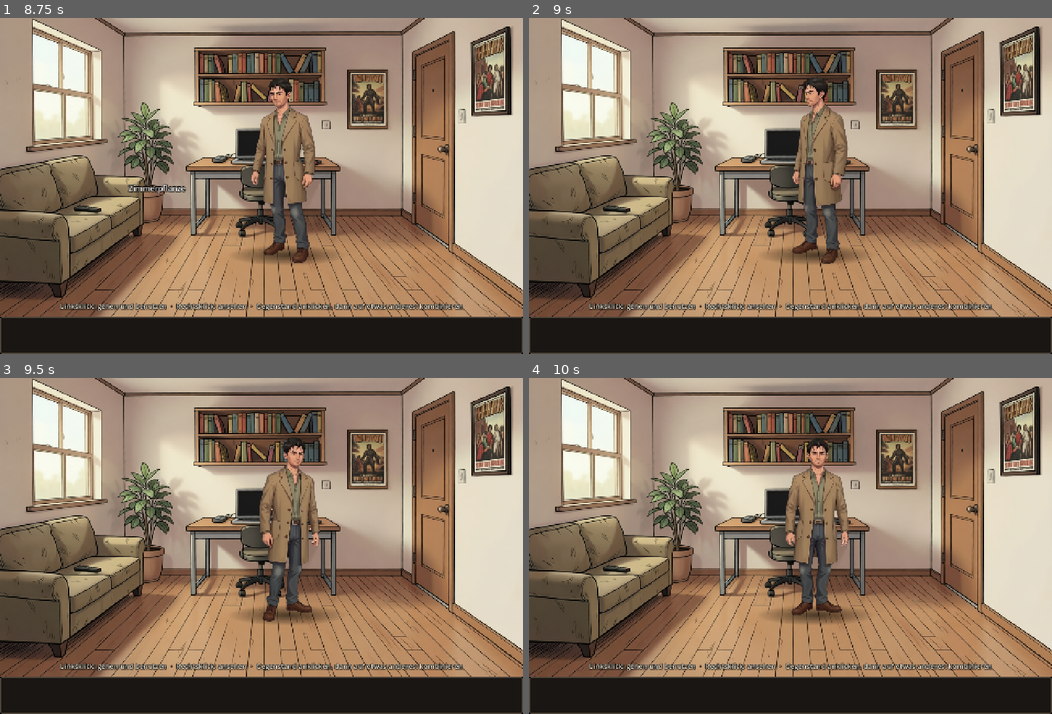
Above: before the commit, frames 1-4 (two rows, left to right).
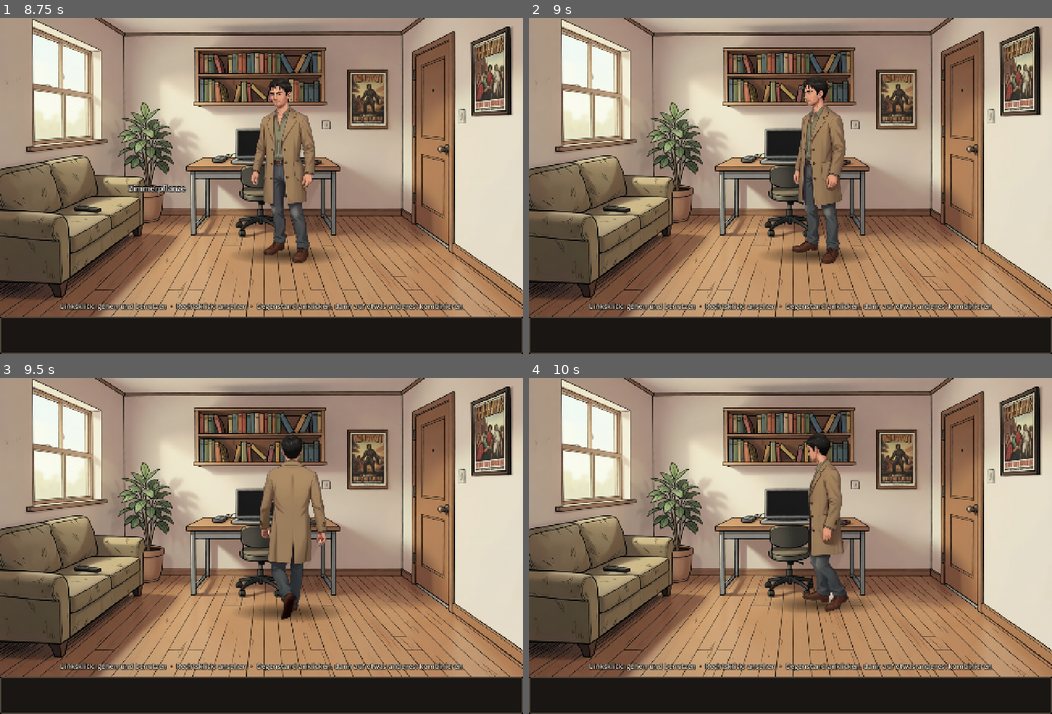
Above: after the commit, the same moments.

Repository: StefanMenne/kyphi
Game: Godot game, scene res://game/main.tscn
Same seed, same stepped clock (60 frames per second), same inputs: the game is played once before the commit and once after it.
Inputs (mouse positions are in pixels of both pictures, inside the frame that each line leads up to):
- Up to frame 1 (8.75 s): click "Neues Spiel" at 0.5 s; tap Enter at 1.25 s; move the mouse to (376, 169) at 1.27 s; click (376, 169) at 1.42 s; move the mouse to (156, 202) at 2.02 s; click (156, 202) at 2.17 s; move the mouse to (313, 112) at 2.77 s; click (313, 112) at 2.92 s; tap Space at 3.5 s; move the mouse to (235, 253) at 3.52 s; click (235, 253) at 3.67 s; move the mouse to (418, 236) at 4.27 s; click (418, 236) at 4.42 s; move the mouse to (104, 135) at 5.02 s; click (104, 135) at 5.17 s; move the mouse to (287, 186) at 5.77 s; click (287, 186) at 5.92 s; move the mouse to (183, 102) at 6.52 s; click (183, 102) at 6.67 s; move the mouse to (376, 169) at 7.27 s; click (376, 169) at 7.42 s; move the mouse to (156, 202) at 8.02 s; click (156, 202) at 8.17 s
- Up to frame 2 (9 s): move the mouse to (842, 112) at 8.77 s; click (842, 112) at 8.92 s
- Up to frame 3 (9.5 s): no input
- Up to frame 4 (10 s): move the mouse to (764, 613) at 9.52 s; click (764, 613) at 9.67 s

Frame 1 is identical in both runs. In frame 2, 1.0% of the frame differs, in the area x 50-61%, y 17-74%; in frame 3, 2.8%; in frame 4, 4.1%, in the area x 45-66%, y 16-74%.

Commit message:
Martin: back view for steep walks into the depth
Straight back view with its own walk cycle (26 frames from an LTX-2.5
video, mirrored for left) and a turn between side and back view (15
frames). Used on walks steeper than 50 degrees upward (back to side below
40 degrees) that are longer than 0.12 body heights; gestures and hotspot
facing always use the side view.

Co-Authored-By: Claude Opus 5.5 <noreply@anthropic.com>

Diff:
--- a/assets/catalog.json
+++ b/assets/catalog.json
@@ -782,6 +782,78 @@
      "note": "in die Hocke, Hand zum Boden, wieder aufrichten"
     },
     "note": "Fußpunkt wie das Standbild (anchor); Auswahl nach Höhe des Hotspots (Room.gesture_for)"
+   },
+   "back": {
+    "idle": "characters/martin/back_idle.png",
+    "walk": [
+     "characters/martin/back_walk_00.png",
+     "characters/martin/back_walk_01.png",
+     "characters/martin/back_walk_02.png",
+     "characters/martin/back_walk_03.png",
+     "characters/martin/back_walk_04.png",
+     "characters/martin/back_walk_05.png",
+     "characters/martin/back_walk_06.png",
+     "characters/martin/back_walk_07.png",
+     "characters/martin/back_walk_08.png",
+     "characters/martin/back_walk_09.png",
+     "characters/martin/back_walk_10.png",
+     "characters/martin/back_walk_11.png",
+     "characters/martin/back_walk_12.png",
+     "characters/martin/back_walk_13.png",
+     "characters/martin/back_walk_14.png",
+     "characters/martin/back_walk_15.png",
+     "characters/martin/back_walk_16.png",
+     "characters/martin/back_walk_17.png",
+     "characters/martin/back_walk_18.png",
+     "characters/martin/back_walk_19.png",
+     "characters/martin/back_walk_20.png",
+     "characters/martin/back_walk_21.png",
+     "characters/martin/back_walk_22.png",
+     "characters/martin/back_walk_23.png",
+     "characters/martin/back_walk_24.png",
+     "characters/martin/back_walk_25.png"
+    ],
+    "turn": [
+     "characters/martin/turn_back_00.png",
+     "characters/martin/turn_back_01.png",
+     "characters/martin/turn_back_02.png",
+     "characters/martin/turn_back_03.png",
+     "characters/martin/turn_back_04.png",
+     "characters/martin/turn_back_05.png",
+     "characters/martin/turn_back_06.png",
+     "characters/martin/turn_back_07.png",
+     "characters/martin/turn_back_08.png",
+     "characters/martin/turn_back_09.png",
+     "characters/martin/turn_back_10.png",
+     "characters/martin/turn_back_11.png",
+     "characters/martin/turn_back_12.png",
+     "characters/martin/turn_back_13.png",
+     "characters/martin/turn_back_14.png"
+    ],
+    "size": [
+     290,
+     661
+    ],
+    "anchor": [
+     133,
+     649
+    ],
+    "turn_size": [
+     290,
+     665
+    ],
+    "turn_anchor": [
+     [
+      135,
+      644
+     ],
+     [
+      133,
+      649
+     ]
+    ],
+    "fps_turn": 30,
+    "note": "gerade Rückansicht, für links gespiegelt; auf Wegen nach hinten steiler als 50° (|dy| > 1,2 |dx|, zurück zur Seite unter 40°) und länger als 0,12 Körperhöhen. back_idle = Zyklusbild 12 (Füße beieinander), der Lauf beginnt und endet dort. turn_back: Seite rechts -> hinten, rückwärts für hinten -> Seite; Anker wandert linear."
    }
   }
  },
--- a/assets/provenance.json
+++ b/assets/provenance.json
@@ -840,6 +840,40 @@
      "params": "768x1024, 3 s, 24 fps",
      "prompt": "The man in the beige work coat stands in a three-quarter view looking toward the right. He bends his kn …(568 unchanged characters)…
      "note": "Bilder 3-56 = pickup_00..53, freigestellt, Zuschnitt 192,37-700,1019, auf 2/3 verkleinert"
+    },
+    "back": {
+     "view": {
+      "tool": "qwen-image-edit",
+      "job_id": "6dc04e32d181",
+      "seed": 5001,
+      "inputs": [
+       "video_3800 Bild 0 (Standbild)"
+      ],
+      "prompt": "The same man seen from behind in a three-quarter back view: he has turned away from the viewer and faces into the depth of the picture toward the upper right, we see his back, the back of his head and his black hair, only a small part of his right cheek and ear is visible, no face. Standing upright and relaxed, arms hanging naturally, full body from head to shoes, uncropped, same size and same position in the picture. Keep his hair, beige work coat, blue jeans, brown shoes, colors and drawing style exactly the same. Plain flat light grey background, nothing else in the picture."
+     },
+     "walk": {
+      "tool": "ltx-2.5 generate_video",
+      "job_id": "a645745ae1dc",
+      "seed": 5102,
+      "inputs": [
+       "back view image_5001 (Startbild)"
+      ],
+      "params": "768x1024, 5 s, 24 fps",
+      "prompt": "The man in the beige work coat, seen from behind, walks on the spot, as if on a treadmill: he takes steady, natural walking steps away from the viewer into the depth of the picture toward the upper right, but stays at the same place in the picture. His arms swing gently, the coat moves with his steps, we keep seeing his back and the back of his head. He does not turn around, does not rotate, does not show his face. Constant even gait from start to end. The camera is completely static, locked off, no zoom, no pan. Plain flat light grey background, even soft light, same illustrated drawing style throughout. Sound: quiet footsteps on a hard floor.",
+      "note": "dreht im Video auf gerade Rückansicht; Bilder 52-77 = back_walk_00..25 (Periode 26), Bild 64 = back_idle; Zuschnitt 192,27-627,1019, auf 2/3 verkleinert"
+     },
+     "turn": {
+      "tool": "ltx-2.5 generate_video",
+      "job_id": "fa2668deacf0",
+      "seed": 5200,
+      "inputs": [
+       "video_3800 Bild 0 (erstes Bild)",
+       "video_5102 Bild 64 (letztes Bild)"
+      ],
+      "params": "768x1024, 1,5 s, 24 fps",
+      "prompt": "The man in the beige work coat turns on the spot, calmly and naturally: he starts in a three-quarter view looking toward the right and turns further away from the viewer until we see him directly from behind, his back and the back of his head. He steps around with small natural steps, arms hanging relaxed. His hair and clothes stay the same. He stays at the same place in the picture. The camera is completely static, locked off, no zoom, no pan. Plain flat light grey background, even soft light, same illustrated drawing style throughout. Sound: two quiet footsteps on a hard floor.",
+      "note": "jedes zweite Bild 2-30 = turn_back_00..14, Zuschnitt 192,27-627,1024, auf 2/3 verkleinert"
+     }
     }
    },
    "shadow": {
--- a/game/player.gd
+++ b/game/player.gd
@@ -5,6 +5,8 @@
 ## Beim Seitenwechsel dreht er sich über die Vorderseite (rechts -> links vorwärts, links -> rechts rückwärts).
 ## Aus dem Stand läuft er mit einem Anlauf los, der nahtlos in den Laufzyklus übergeht; angehalten wird bei
 ## einem Zyklusbild, das dem Stand nahekommt. Im Stand atmet er (Schleife); beim Sprechen bewegt sich der Mund.
+## Nur auf steilen, längeren Wegen in die Tiefe dreht er sich in die Rückansicht (eigener Laufzyklus von hinten,
+## für links gespiegelt); Gesten und Hotspot-Blickrichtungen nutzen immer die Seitenansicht.
 
 ## Mitte zwischen den Füßen und Körperhöhe in Pixeln
 const ANCHOR := Vector2(135, 637)
@@ -31,6 +33,20 @@
 ## Gesten (gleicher Fußpunkt wie das Standbild, Bild 0 und letztes Bild nahe am Standbild)
 const GESTURES := {"use": 35, "pickup": 54}
 const GESTURE_FPS := 30.0
+## Rückansicht: Anker im eigenen Zuschnitt, Zyklus (Bild BACK_IDLE entspricht dem Standbild von hinten)
+const BACK_ANCHOR := Vector2(133, 649)
+const BACK_FRAMES := 26
+const BACK_IDLE := 12
+## Weg pro Bild auf dem Bildschirm (Körperhöhen); kürzer als seitlich, weil die Tiefe verkürzt wirkt
+const BACK_STRIDE := 0.0096
+## Drehung Seite rechts -> hinten (rückwärts: hinten -> Seite); Anker von Seite nach hinten
+const TURN_BACK_FRAMES := 15
+const TURN_BACK_ANCHOR_FROM := Vector2(135, 644)
+## Rückansicht nur, wenn der Weg steil nach hinten geht (|dy| > BACK_ENTER * |dx|) und lang genug ist;
+## zurück zur Seite erst unter BACK_LEAVE (Hysterese)
+const BACK_ENTER := 1.2
+const BACK_LEAVE := 0.85
+const BACK_MIN_LEN := 0.12
 ## Weicher Schatten unter den Füßen (Ellipse), Größe in Sprite-Pixeln
 const SHADOW_SIZE := Vector2(402, 70)
 
@@ -50,6 +66,11 @@
 var _turning := false
 var _gesturing := false
 var _gestures := {}
+## Rückansicht aktiv
+var _back := false
+var _back_idle: Texture2D
+var _back_walk := []
+var _turn_back := []
 ## läuft gerade (ein neues Ziel während des Laufens setzt den Zyklus fort statt neu anzulaufen)
 var _moving := false
 var _sprite := Sprite2D.new()
@@ -73,6 +94,11 @@
 		_gestures[kind] = []
 		for i in GESTURES[kind]:
 			_gestures[kind].append(load("res://assets/characters/martin/%s_%02d.png" % [kind, i]))
+	_back_idle = load("res://assets/characters/martin/back_idle.png")
+	for i in BACK_FRAMES:
+		_back_walk.append(load("res://assets/characters/martin/back_walk_%02d.png" % i))
+	for i in TURN_BACK_FRAMES:
+		_turn_back.append(load("res://assets/characters/martin/turn_back_%02d.png" % i))
 	for state in ["talk_small", "talk_open"]:
 		_talk.append(load("res://assets/characters/martin/%s.png" % state))
 	_talk.append(_idle)
@@ -90,6 +116,9 @@
 	if _moving or _turning or _gesturing:
 		_idle_t = 0.0
 		return
+	if _back:
+		_set_texture(_back_idle)
+		return
 	if talking:
 		_talk_t -= dt
 		if _talk_t <= 0.0:
@@ -100,20 +129,58 @@
 	_set_texture(_idle_loop[int(_idle_t * IDLE_FPS) % IDLE_FRAMES])
 
 
-func _set_texture(tex: Texture2D) -> void:
+func _set_texture(tex: Texture2D, anchor := Vector2.INF) -> void:
+	if anchor == Vector2.INF:
+		anchor = BACK_ANCHOR if _back else ANCHOR
 	_sprite.texture = tex
 	_sprite.flip_h = dir == "left"
-	_sprite.offset = -Vector2(tex.get_width() - ANCHOR.x if _sprite.flip_h else ANCHOR.x, ANCHOR.y)
-
-
-## "front" und "back" behalten die bisherige Seite; ein Seitenwechsel dreht ihn (instant: ohne Drehung).
+	_sprite.offset = -Vector2(tex.get_width() - anchor.x if _sprite.flip_h else anchor.x, anchor.y)
+
+
+## "front" und "back" behalten die bisherige Ansicht; "left"/"right" drehen ihn zur Seite
+## (aus der Rückansicht zuerst zurück) (instant: ohne Drehung).
 func face(d: String, instant := false) -> void:
-	if d in ["left", "right"] and d != dir:
-		if not instant:
-			_turn_to(d)
-			return
-		dir = d
-	_set_texture(_idle)
+	if instant:
+		_back = false
+		if d in ["left", "right"]:
+			dir = d
+		_set_texture(_idle)
+		return
+	if d in ["left", "right"] and (_back or d != dir):
+		_face_side(d)
+		return
+	_set_texture(_back_idle if _back else _idle)
+
+
+func _face_side(d: String) -> void:
+	if _back and not await _turn_view(false):
+		return
+	if d != dir:
+		await _turn_to(d)
+
+
+## Dreht ihn zwischen Seiten- und Rückansicht (auf der Seite von dir); false bei Abbruch.
+func _turn_view(to_back: bool) -> bool:
+	var my := _token
+	if Game.fast or to_back == _back:
+		_back = to_back
+		_set_texture(_back_idle if _back else _idle)
+		return true
+	_turning = true
+	for n in TURN_BACK_FRAMES:
+		var i := n if to_back else TURN_BACK_FRAMES - 1 - n
+		var t := (i + 1) / float(TURN_BACK_FRAMES + 1)
+		_set_texture(_turn_back[i], TURN_BACK_ANCHOR_FROM.lerp(BACK_ANCHOR, t))
+		await get_tree().create_timer(1.0 / TURN_FPS).timeout
+		if my != _token:
+			if n * 2 >= TURN_BACK_FRAMES:
+				_back = to_back
+			_turning = false
+			return false
+	_back = to_back
+	_turning = false
+	_set_texture(_back_idle if _back else _idle)
+	return true
 
 
 ## Dreht ihn auf die andere Seite; false, wenn ein neuer Befehl die Drehung abbricht.
@@ -149,6 +216,8 @@
 		return
 	while _turning:
 		await get_tree().process_frame
+	if _back:
+		await _turn_view(false)
 	var my := _token
 	_gesturing = true
 	for tex in _gestures[kind]:
@@ -176,28 +245,40 @@
 func stop() -> void:
 	_token += 1
 	_moving = false
-	face(dir)
-
-
-## Bild zur Position in Anlauf + Zyklus
+	_set_texture(_back_idle if _back else _idle)
+
+
+## Bild zur Position in Anlauf + Zyklus; von hinten ohne Anlauf, ab dem Standbild im Zyklus
 func _walk_frame() -> Texture2D:
 	var i := int(_anim)
+	if _back:
+		return _back_walk[(BACK_IDLE + i) % BACK_FRAMES]
 	return _start[i] if i < START_FRAMES else _walk[(i - START_FRAMES) % FRAMES]
 
 
 ## Faktor für die Bildfolge, damit er bei einem Haltebild ankommt; rest = Restweg in Bildern.
 func _stop_rate(rest: float) -> float:
-	if _anim < START_FRAMES or rest > STOP_PLAN or rest <= 0.0:
+	if rest > STOP_PLAN or rest <= 0.0 or (not _back and _anim < START_FRAMES):
 		return 1.0
-	var c := fmod(_anim - START_FRAMES, FRAMES)
+	var frames := BACK_FRAMES if _back else FRAMES
+	var c := fmod(_anim, frames) if _back else fmod(_anim - START_FRAMES, frames)
 	var best := INF
-	for f in STOP_FRAMES:
-		var need := fposmod(f + 0.5 - c, FRAMES)
+	for f in ([0] if _back else STOP_FRAMES):
+		var need := fposmod(f + 0.5 - c, frames)
 		for k in 2:
-			var r := (need + k * FRAMES) / rest
+			var r := (need + k * frames) / rest
 			if absf(r - 1.0) < absf(best - 1.0):
 				best = r
 	return clampf(best, 0.6, 1.6)
+
+
+## Soll der Weg d von hinten gezeigt werden? h = Körperhöhe an der Stelle
+func _wants_back(d: Vector2, h: float) -> bool:
+	if d.y >= 0.0:
+		return false
+	if _back:
+		return -d.y > BACK_LEAVE * absf(d.x)
+	return -d.y > BACK_ENTER * absf(d.x) and d.length() > BACK_MIN_LEN * h
 
 
 ## Läuft zum Punkt (auf den Laufbereich begrenzt); false, wenn ein neuer Befehl den Weg abbricht.
@@ -225,15 +306,25 @@
 		var slow := lerpf(1.0, 0.55, absf(d.normalized().y))
 		var h := room.height_at(position.y)
 		var step := SPEED * h * slow * dt
+		var back := _wants_back(d, h)
+		if back != _back:
+			_moving = false
+			if not await _turn_view(back):
+				return false
+			_anim = 0.0
+			_moving = true
+			continue
 		# fast senkrechte Wege behalten die bisherige Seite, damit er nicht hin- und herspringt
-		if absf(d.x) > 0.2 * absf(d.y) and dir != ("right" if d.x > 0 else "left"):
+		if not _back and absf(d.x) > 0.2 * absf(d.y) and dir != ("right" if d.x > 0 else "left"):
 			_moving = false
 			if not await _turn_to("right" if d.x > 0 else "left"):
 				return false
 			_anim = 0.0
 			_moving = true
 			continue
-		if _anim < START_FRAMES:
+		if _back:
+			_anim += minf(step, d.length()) / h / BACK_STRIDE * _stop_rate(d.length() / h / BACK_STRIDE)
+		elif _anim < START_FRAMES:
 			# Anlauf: Bilder im Takt des Gehens, Tempo steigt mit dem Anlauf
 			_anim += step / h / STRIDE
 			step *= clampf(_anim / START_FRAMES, 0.1, 1.0)
@@ -244,5 +335,5 @@
 		update_scale()
 		_set_texture(_walk_frame())
 	_moving = false
-	face(dir)
+	_set_texture(_back_idle if _back else _idle)
 	return true
Binary file added: assets/characters/martin/back_idle.png
Not shown, added: assets/characters/martin/back_idle.png.import
Binary file added: assets/characters/martin/back_walk_00.png
Not shown, added: assets/characters/martin/back_walk_00.png.import
Binary file added: assets/characters/martin/back_walk_01.png
Not shown, added: assets/characters/martin/back_walk_01.png.import
Binary file added: assets/characters/martin/back_walk_02.png
Not shown, added: assets/characters/martin/back_walk_02.png.import
Binary file added: assets/characters/martin/back_walk_03.png
Not shown, added: assets/characters/martin/back_walk_03.png.import
Binary file added: assets/characters/martin/back_walk_04.png
Not shown, added: assets/characters/martin/back_walk_04.png.import
(and 72 more such lines)
